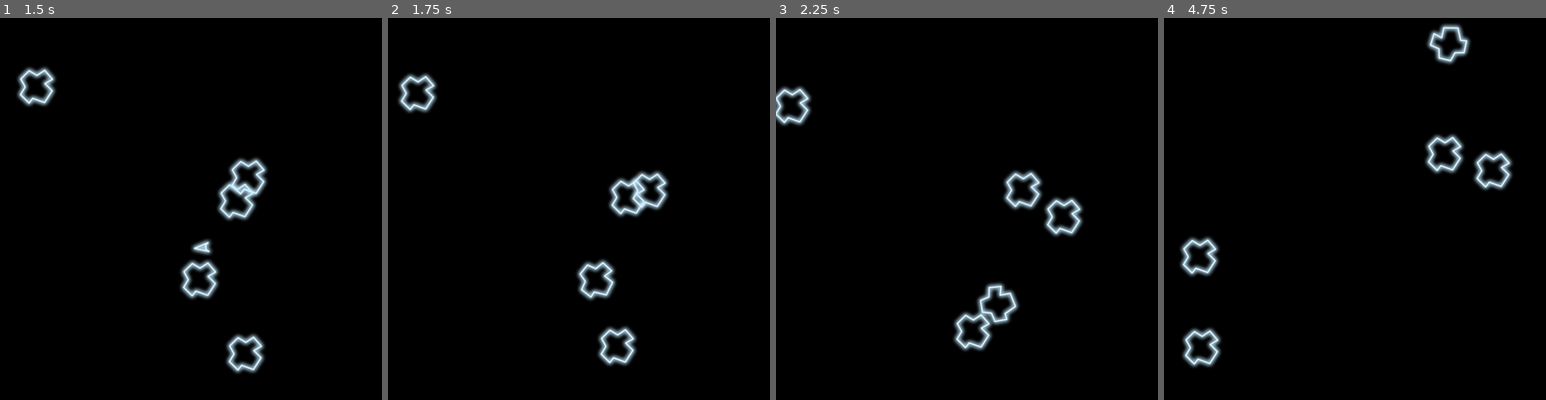
Above: before the commit, frames 1-4 (left to right).
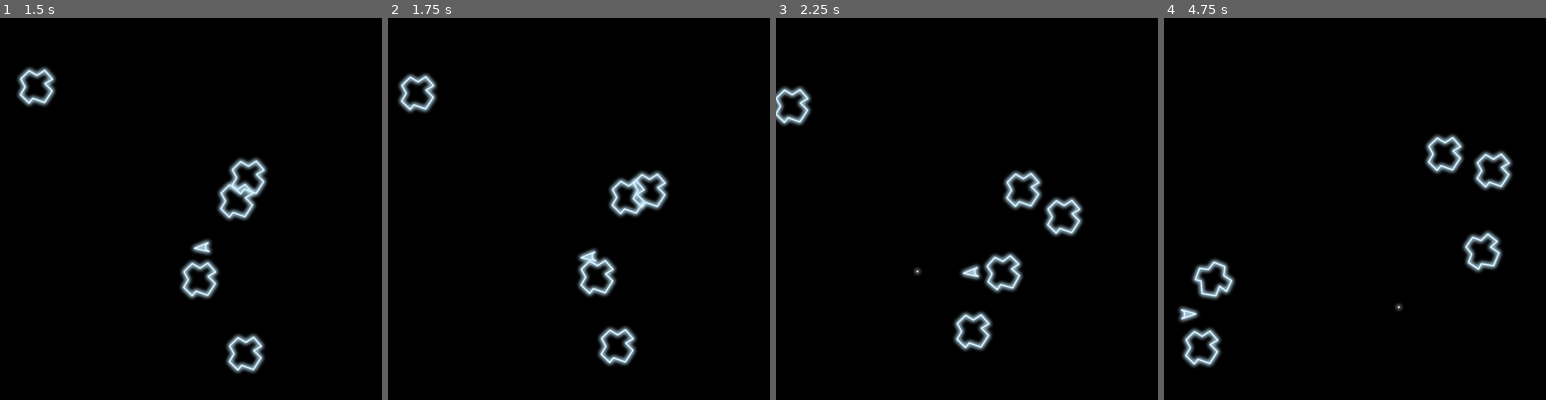
Above: after the commit, the same moments.

Repository: davidward462/asteroids
Game: Godot game, scene res://scenes/main.tscn
Two runs of this game, one before a commit and one after it. Both use one fixed random seed, a clock stepped at 60 frames per second and the inputs below.
Inputs:
- Up to frame 1 (1.5 s): hold W (accelerate) 0.53-1.28 s; hold D (rotate_clockwise) 0.53-1.28 s; tap A (rotate_counterclockwise) at 1.35 s
- Up to frame 2 (1.75 s): no input
- Up to frame 3 (2.25 s): hold W (accelerate) from 2.03 s (still down); tap Space (shoot) at 2.1 s
- Up to frame 4 (4.75 s): tap D (rotate_clockwise) at 2.85 s; release W (accelerate) at 3.53 s; hold A (rotate_counterclockwise) 3.53-4.28 s; tap Space (shoot) at 4.35 s

Frame 1 is identical in both runs. In frame 2, 0.9% of the frame differs, in the area x 49-60%, y 60-75%; in frame 3, 1.5%; in frame 4, 2.8%, in the area x 3-89%, y 1-80%.

Commit message:
remove faulty collision code and add mask for player

Diff:
--- a/scenes/asteroid.tscn
+++ b/scenes/asteroid.tscn
@@ -10,7 +10,7 @@
 collision_layer = 2
 gravity_scale = 0.0
 contact_monitor = true
-max_contacts_reported = 10
+max_contacts_reported = 20
 script = ExtResource("1_xipkw")
 
 [node name="Sprite2D" type="Sprite2D" parent="."]
@@ -27,5 +27,3 @@
 offset_top = -25.0
 offset_right = 40.0
 offset_bottom = -2.0
-
-[connection signal="body_entered" from="." to="." method="_on_body_entered"]
--- a/scenes/bullet.tscn
+++ b/scenes/bullet.tscn
@@ -16,5 +16,3 @@
 [node name="Sprite2D" type="Sprite2D" parent="."]
 position = Vector2(-1, -1)
 texture = ExtResource("1_jet3x")
-
-[connection signal="body_entered" from="." to="." method="_on_body_entered"]
--- a/scenes/player.tscn
+++ b/scenes/player.tscn
@@ -5,7 +5,7 @@
 [ext_resource type="PackedScene" uid="uid://benepvkd435s1" path="res://scenes/bullet.tscn" id="2_hnqr1"]
 
 [node name="Player" type="CharacterBody2D"]
-collision_mask = 0
+collision_mask = 2
 script = ExtResource("1_42tg3")
 Bullet = ExtResource("2_hnqr1")
 
--- a/scripts/asteroid.gd
+++ b/scripts/asteroid.gd
@@ -34,8 +34,3 @@
 	# Wrap position on screen bounds
 	position.x = wrapf(position.x, 0, screen_size.x)
 	position.y = wrapf(position.y, 0, screen_size.y)
-
-func _on_body_entered(body: Node) -> void:
-	print("collided with asteroid")
-	# TODO: set up actual player death method (with particles)
-	body.queue_free()
--- a/scripts/bullet.gd
+++ b/scripts/bullet.gd
@@ -20,9 +20,3 @@
 	energy -= 1
 	if energy < 0:
 		queue_free()
-
-func _on_body_entered(body: Node2D) -> void:
-	# destroy asteroid that was hit.
-	body.queue_free()
-	# destroy self.
-	queue_free()
--- a/scripts/player.gd
+++ b/scripts/player.gd
@@ -81,10 +81,6 @@
 	#move_and_slide()
 	var collision = move_and_collide(velocity * delta)
 
-	#if collision:
-		#print("collided with player")
-		#self.queue_free()
-
 	# Wrap position on screen bounds
 	position.x = wrapf(position.x, 0, screen_size.x)
 	position.y = wrapf(position.y, 0, screen_size.y)
